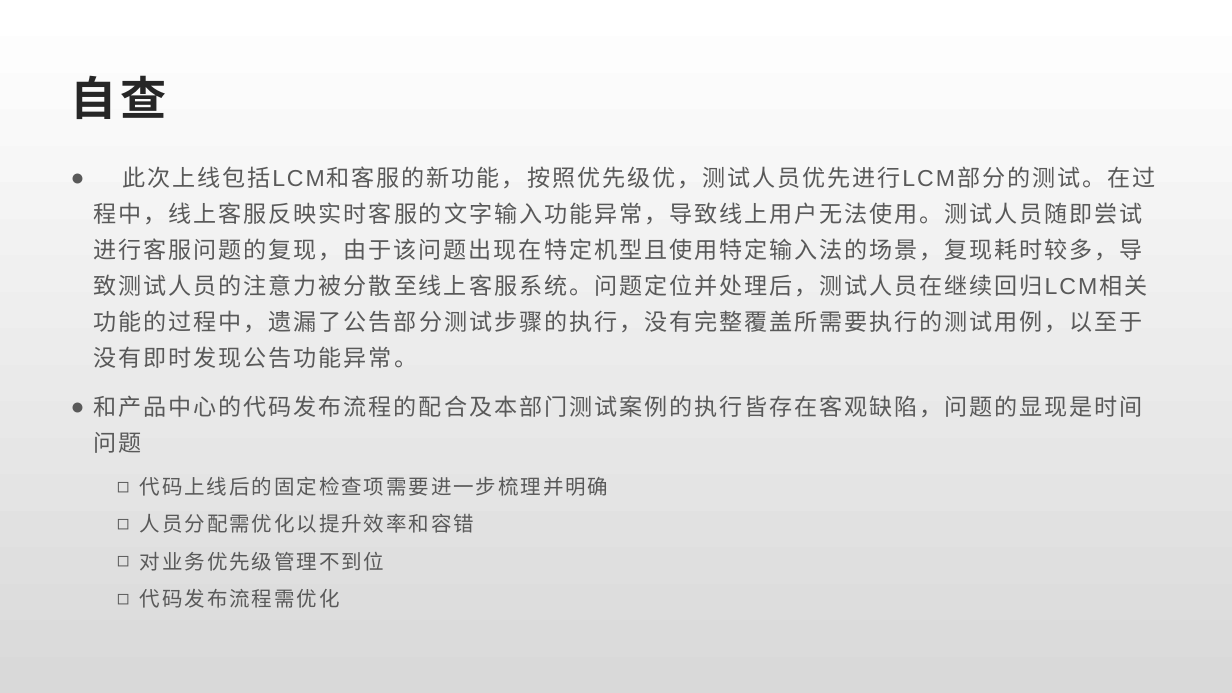
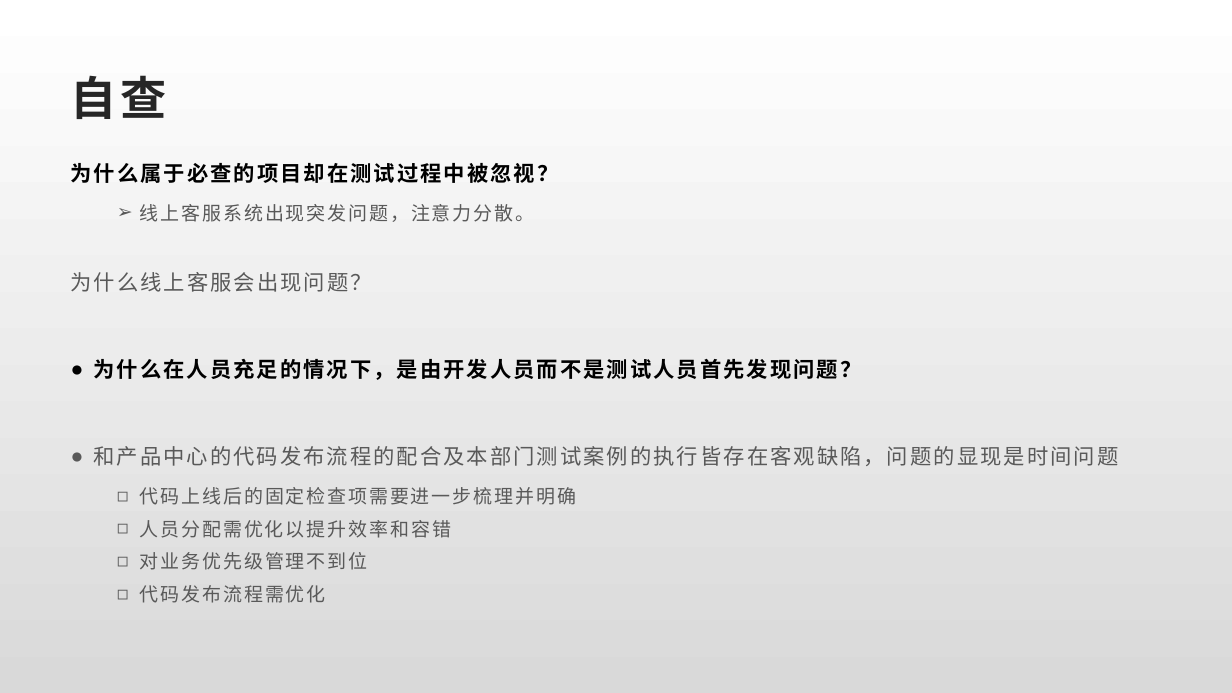
Before and after one commit to Rexixe1993/JavaScriptLesson, a slide deck: slide 9 of 全球版灌篮OBT复盘总结.pptx (slide 14 before the commit). Drawn at 1232x693 pixels with LibreOffice and Linux fonts; fonts in the diff are those of the drawing. Boxes give left, top, right and bottom in pixels: in the first picture for what was removed or moved away, otherwise in the second. Text is boxed around its words. In the diff, an @@ line names an element or a change of style, - is before the commit and + after.

Commit message:
待完成第三部分

```diff
--- a/全球版灌篮OBT复盘总结.pptx
+++ b/全球版灌篮OBT复盘总结.pptx
@@ text at (x1=71, y1=163, x2=862, y2=380): text changed; size 18 to 16.6 pt; text colour #595959 to #000000; bold on @@
-● 此次上线包括LCM和客服的新功能，按照优先级优，测试人员优先进行LCM部分的测试。在过程中，线上客服反映实时客服的文字输入功能异常，导致线上用户无法使用。测试人员随即尝试进行客服问题的复现，由于该问题出现在特定机型且使用特定输入法的场景，复现耗时较多，导致测试人员的注意力被分散至线上客服系统。问题定位并处理后，测试人员在继续回归LCM相关功能的过程中，遗漏了公告部分测试步骤的执行，没有完整覆盖所需要执行的测试用例，以至于没有即时发现公告功能异常。
+为什么属于必查的项目却在测试过程中被忽视？
+  ➢ 线上客服系统出现突发问题，注意力分散。
+为什么线上客服会出现问题？
+● 为什么在人员充足的情况下，是由开发人员而不是测试人员首先发现问题？
@@ text at (x1=94, y1=446, x2=1119, y2=603): size 18 to 16.6 pt in "和产品中心的代码发布流程的配合及本部门测试案例的执行皆存在客观缺陷，问题的显现是时间问题"; size 16 to 14.8 pt in "代码上线后的固定检查项需要进一步梳理并明确", "人员分配需优化以提升效率和容错", "对业务优先级管理不到位", "代码发布流程需优化"; line spacing 1.3 to 1.2; line spacing 1.2 to 1.1 @@
```
Also in this commit, not shown: 5 other slides changed, 2 slides added, 6 slides removed.
